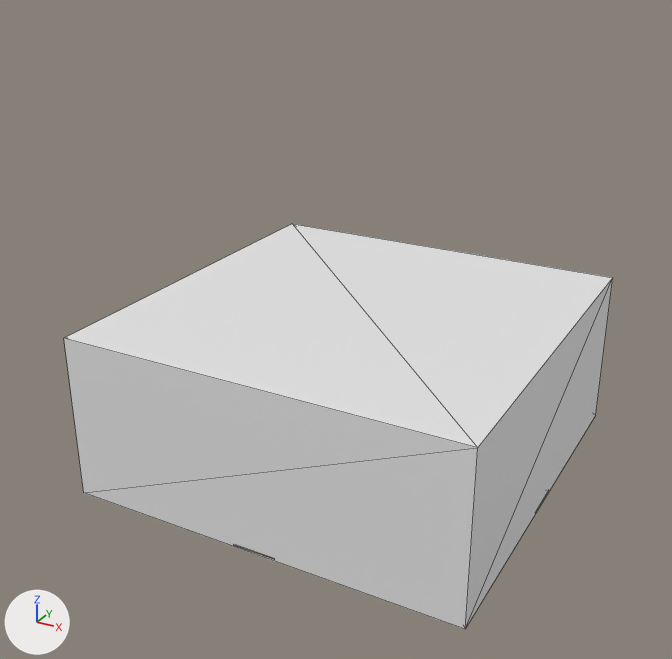
An edit to the OBJ model assets/scenery/model.obj, drawn before and after from the same camera.
Camera for both pictures: a 50 mm lens placed at (21737.0, -25812.0, 10559.0), pointed at (9693.0, -3914.0, -390.0). The axes (+X, +Y, +Z) are drawn at lower left. The lights are the same throughout. Mesh edges are drawn as thin lines. Where no turn or scale is listed for an object, it has been applied to the vertices.

Names of what the first picture shows: 'model'.
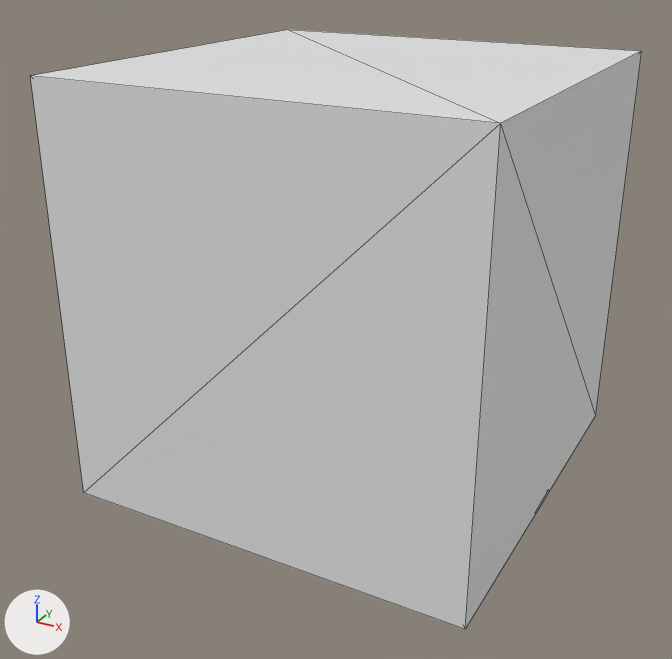
Boxes (x1, y1, x2, y2) around the edits, measured in the pictures (672 x 659 px):
'model', reshaped (11% wider, 48% taller)
    before: (64, 224, 613, 629)
    after: (30, 30, 642, 629)

The edits, one by one:
me_model is used by ob_model.
me_model had 24 vertices, 28 faces and spanned x 4000.0..16000.0, y -9000.0..3000.0, z -4900.0..100.0.
me_model now has 70 vertices, 72 faces and spans x 4000.0..16000.0, y -9000.0..3000.0, z -4900.0..7100.0.
Part 1, on me_model:
4 vertices are removed from x 4000.0..16000.0, y -9000.0..3000.0, z 100.0.
12 faces are deleted.
4 vertices are added at (4000.0, 3000.0, 7100.0), (16000.0, 3000.0, 7100.0), (16000.0, -9000.0, 7100.0), (4000.0, -9000.0, 7100.0).
12 new faces join them.
